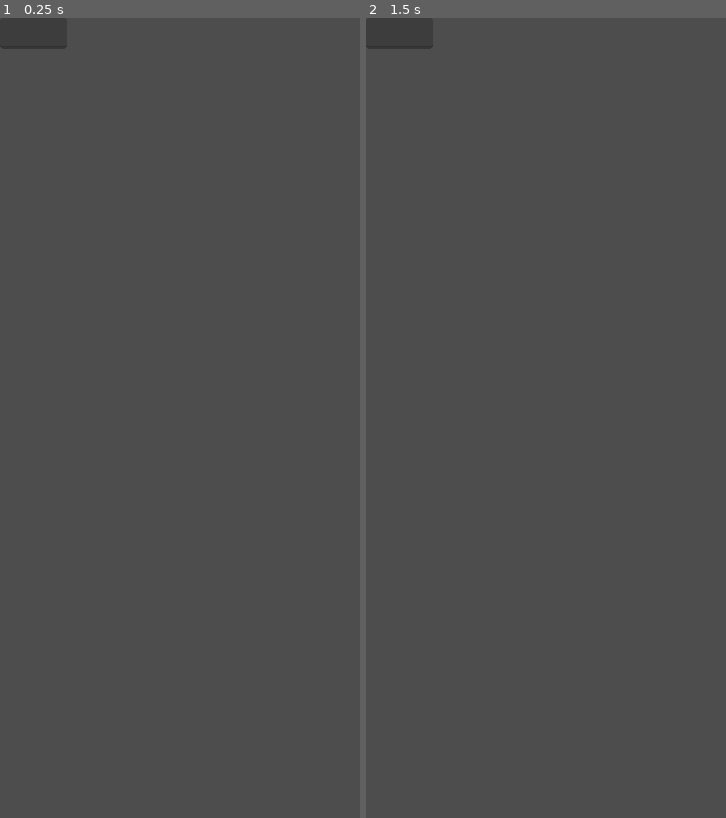
Above: before the commit, frames 1-2 (left to right).
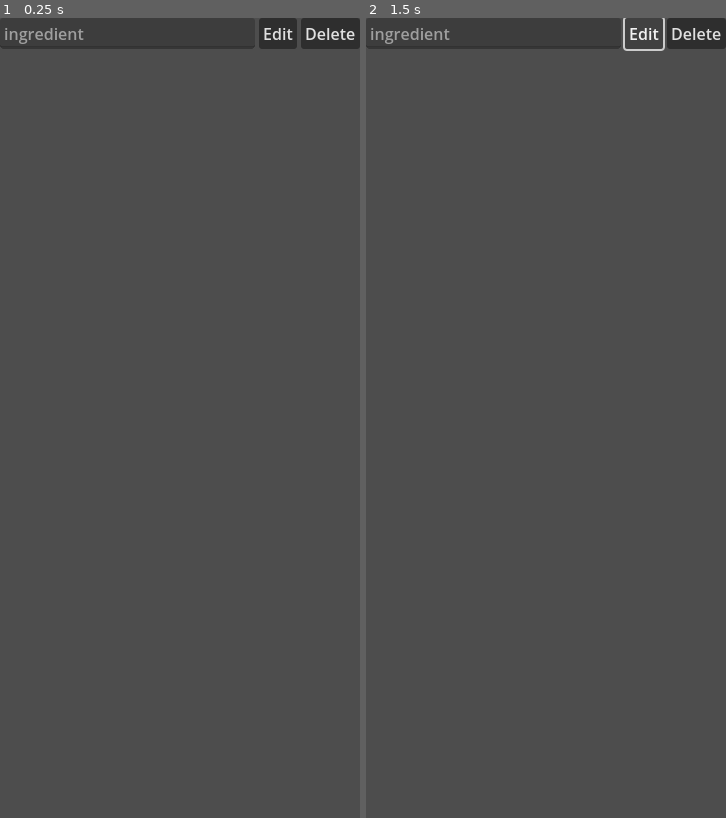
Above: after the commit, the same moments.

Repository: andreibachim/cookaid
Game: Godot game, scene res://components/ingredient/ingredient.tscn
Same seed, same stepped clock (60 frames per second), same inputs: the game is played once before the commit and once after it. This scene is started directly instead of the project's main scene.
Inputs (mouse positions are in pixels of both pictures, inside the frame that each line leads up to):
- Up to frame 1 (0.25 s): no input
- Up to frame 2 (1.5 s): click (643, 34) at 0.5 s, where only the run after the commit has a clickable "Edit"; click (643, 34) at 1.25 s, where only the run after the commit has a clickable "Edit"

The runs differ from the first frame. In frame 1, 1.2% of the frame differs, in the area x 1-100%, y 0-4%; in frame 2, 1.0%.

Commit message:
delete ingredient from recipe

Diff:
--- /dev/null
+++ b/app/components/ingredient/ingredient.gd
@@ -0,0 +1,25 @@
+extends MarginContainer
+
+@onready var request := $request
+
+var id: String
+var recipe: String
+
+func set_ingredient(value: Dictionary, recipe_id) -> void:
+	$hbox/input.text = value.name
+	id = value.id
+	recipe = recipe_id
+
+func _on_delete_button_up():
+	request.request(
+		State.API_BASE_URL+"/api/recipe/"+recipe+"/ingredient/"+id,
+		["Authorization: Bearer " + State.TOKEN],
+		HTTPClient.METHOD_DELETE
+	)
+	var response_array = await request.request_completed
+	match response_array[1]:
+		200:
+			get_parent().remove_child(self)
+			queue_free.call_deferred()
+		_:
+			print("Could not remove ingredient")
--- a/app/components/ingredient/ingredient.tscn
+++ b/app/components/ingredient/ingredient.tscn
@@ -1,9 +1,31 @@
-[gd_scene format=3 uid="uid://djn3b28xhs4pb"]
+[gd_scene load_steps=2 format=3 uid="uid://djn3b28xhs4pb"]
 
-[node name="ingredient" type="LineEdit"]
-offset_right = 67.0625
+[ext_resource type="Script" path="res://components/ingredient/ingredient.gd" id="1_yt6vf"]
+
+[node name="ingredient" type="MarginContainer"]
+anchors_preset = 10
+anchor_right = 1.0
 offset_bottom = 31.0
+grow_horizontal = 2
+script = ExtResource("1_yt6vf")
+
+[node name="hbox" type="HBoxContainer" parent="."]
+layout_mode = 2
+
+[node name="input" type="LineEdit" parent="hbox"]
+layout_mode = 2
+size_flags_horizontal = 3
+placeholder_text = "ingredient"
 editable = false
-expand_to_text_length = true
-caret_blink = true
-caret_blink_interval = 0.5
+
+[node name="edit" type="Button" parent="hbox"]
+layout_mode = 2
+text = "Edit"
+
+[node name="delete" type="Button" parent="hbox"]
+layout_mode = 2
+text = "Delete"
+
+[node name="request" type="HTTPRequest" parent="."]
+
+[connection signal="button_up" from="hbox/delete" to="." method="_on_delete_button_up"]
--- a/app/screens/edit_recipe/ingredients/ingredients_container.gd
+++ b/app/screens/edit_recipe/ingredients/ingredients_container.gd
@@ -17,7 +17,7 @@
 
 func add_ingredient(ingredient: Dictionary):
 	var ingredient_label = ingredient_template.instantiate()
-	ingredient_label.text = ingredient.name
+	ingredient_label.set_ingredient(ingredient, recipe_id)
 	list.add_child.call_deferred(ingredient_label)
 
 func perform_request(ingredient: String) -> void:
--- a/app/screens/edit_recipe/ingredients/ingredients_container.tscn
+++ b/app/screens/edit_recipe/ingredients/ingredients_container.tscn
@@ -3,6 +3,10 @@
 [ext_resource type="Script" path="res://screens/edit_recipe/ingredients/ingredients_container.gd" id="1_t3vix"]
 
 [node name="ingredients_container" type="VBoxContainer"]
+anchors_preset = 10
+anchor_right = 1.0
+offset_bottom = 70.0
+grow_horizontal = 2
 size_flags_vertical = 2
 theme_override_constants/separation = 8
 script = ExtResource("1_t3vix")
@@ -28,7 +32,7 @@
 layout_mode = 2
 text = "  Add  "
 
-[node name="ingredients_list" type="HFlowContainer" parent="."]
+[node name="ingredients_list" type="VBoxContainer" parent="."]
 layout_mode = 2
 
 [connection signal="button_up" from="ingredients_form/add_ingredient_button" to="." method="_on_add_ingredient_button_button_up"]
Not shown, changed: server/src/routes/ingredient.rs
Not shown, changed: server/src/routes/mod.rs
